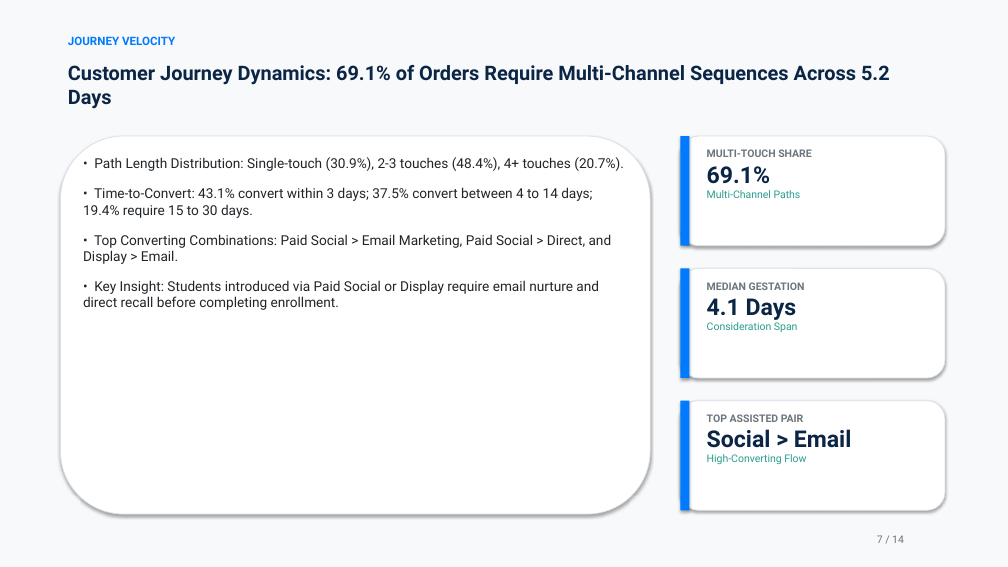
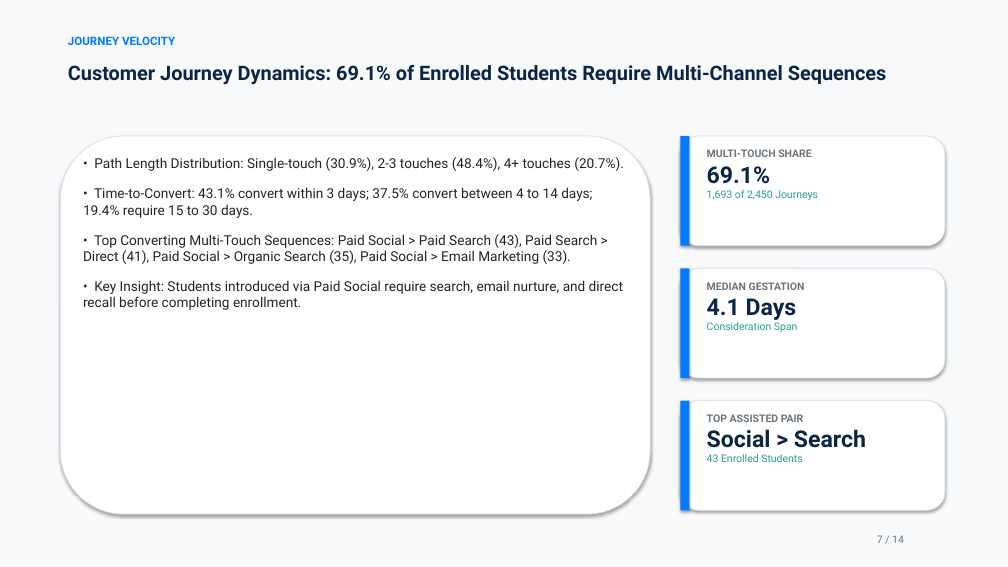
Before and after one commit to JNikhil11/grito-marketing-attribution-analytics, a slide deck: slide 7 of presentation/Grito_Attribution_Deck.pptx. Drawn at 1008x567 pixels with LibreOffice and Linux fonts; fonts in the diff are those of the drawing. Boxes give left, top, right and bottom in pixels: in the first picture for what was removed or moved away, otherwise in the second. Text is boxed around its words. In the diff, an @@ line names an element or a change of style, - is before the commit and + after.

```diff
--- a/presentation/Grito_Attribution_Deck.pptx
+++ b/presentation/Grito_Attribution_Deck.pptx
@@ text at [68,65,887,85]: text changed @@
-Customer Journey Dynamics: 69.1% of Orders Require Multi-Channel Sequences Across 5.2 Days
+Customer Journey Dynamics: 69.1% of Enrolled Students Require Multi-Channel Sequences
@@ text at [707,190,818,201]: text changed @@
-Multi-Channel Paths
+1,693 of 2,450 Journeys
@@ text at [83,234,623,310]: text changed @@
-• Top Converting Combinations: Paid Social > Email Marketing, Paid Social > Direct, and Display > Email.
-• Key Insight: Students introduced via Paid Social or Display require email nurture and direct recall before completing enrollment.
+• Top Converting Multi-Touch Sequences: Paid Social > Paid Search (43), Paid Search > Direct (41), Paid Social > Organic Search (35), Paid Social > Email Marketing (33).
+• Key Insight: Students introduced via Paid Social require search, email nurture, and direct recall before completing enrollment.
@@ text at [707,429,866,462]: text changed @@
-Social > Email
-High-Converting Flow
+Social > Search
+43 Enrolled Students
```
Also in this commit, not shown: 12 other slides changed, 32 other files.
